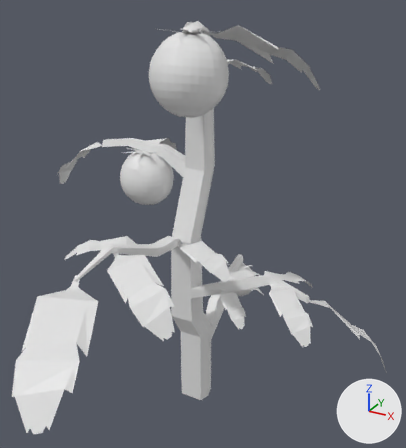
The Blender file GardenSim/Content/Assets/flowers/tomato.blend, before and after one commit.
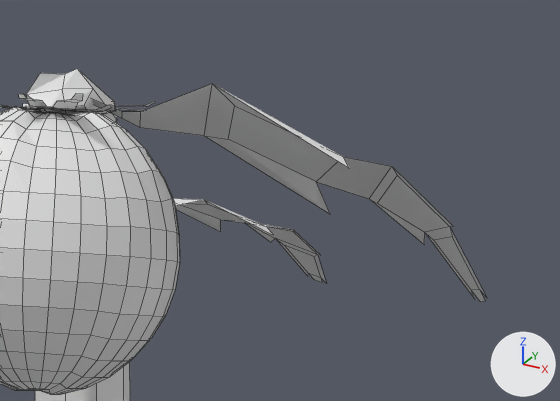
The first picture shows the older version from a 50 mm camera at (7.61, -13.35, 9.25) aimed at (0.97, -1.28, 3.22). The close-ups show both versions on the part from 43% to 84% of the width and 0% to 27% of the height of that picture; other places that the commit changed are outside them. The axes (+X, +Y, +Z) are drawn at lower right. The lights are the same throughout. The close-ups show mesh edges as thin lines.
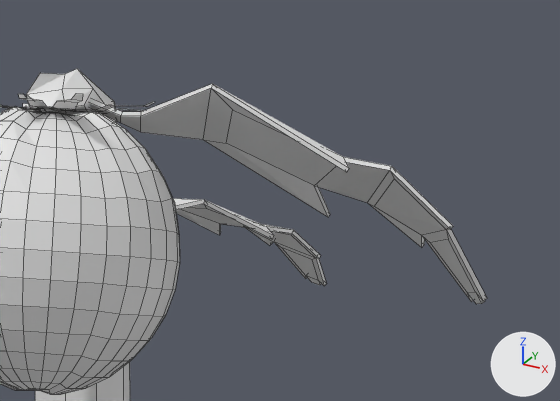
Changed parts and their boxes (x1, y1, x2, y2) in the close-ups (560 x 401 px):
part 1 of me_plane_004, added: after (90, 84, 487, 304)

Patch to the scene script:
```diff
--- a/GardenSim/Content/Assets/flowers/tomato.blend.py
+++ b/GardenSim/Content/Assets/flowers/tomato.blend.py
@@ me_plane_004 @@
 # used by ob_plane; location = (1.167, 0.591, 0.691); rotation_euler = (-0.166, -0.0178, -0.294), in degrees (-9.5, -1, -17); scale = (0.326, 0.326, 0.326)
-me_plane_004.from_pydata(...)  # 2312 vertices, 2068 faces; spans x -20.0..15.0, y -26.1..9.5, z -13.9..22.2
+me_plane_004.from_pydata(...)  # 2732 vertices, 2642 faces; spans x -20.0..15.0, y -26.1..9.5, z -13.9..22.2
+# me_plane_004 part 1: 60 vertices added at x -3.5..7.4, y -8.0..2.5, z 17.9..22.1
 me_plane_004.materials.append(mat_material)
```
